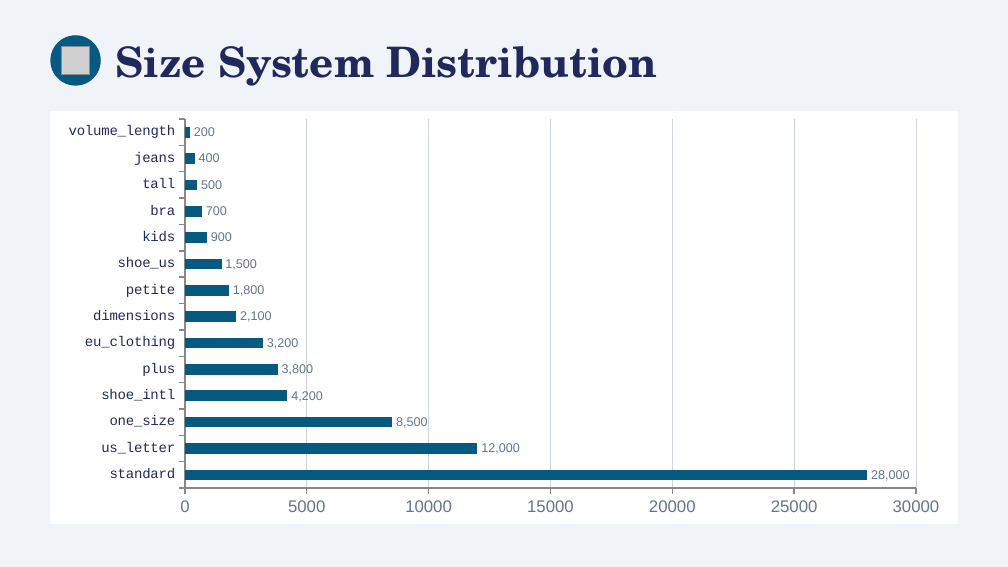
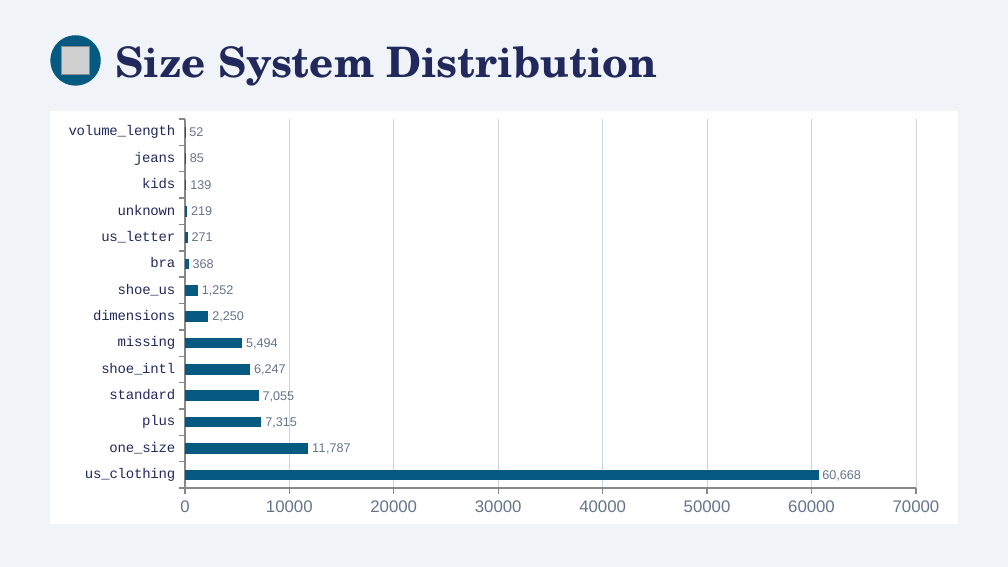
Before and after one commit to NMelville2000/Shein_Data_Cleaning_Assignment, a slide deck: slide 8 of SHEIN_Data_Cleaning_Presentation.pptx. Drawn at 1008x567 pixels with LibreOffice and Linux fonts; fonts in the diff are those of the drawing; grey boxes stand for pictures. Boxes give left, top, right and bottom in pixels: in the first picture for what was removed or moved away, otherwise in the second. Text is boxed around its words. In the diff, an @@ line names an element or a change of style, - is before the commit and + after.

Commit message:
Presentation slide updated.

```diff
--- a/SHEIN_Data_Cleaning_Presentation.pptx
+++ b/SHEIN_Data_Cleaning_Presentation.pptx
@@ bar chart at <box>50,111,958,524</box> @@
-categories: standard, us_letter, one_size, shoe_intl, plus, eu_clothing, dimensions, petite, shoe_us, kids, bra, tall, jeans, volume_length
+categories: us_clothing, one_size, plus, standard, shoe_intl, missing, dimensions, shoe_us, bra, us_letter, unknown, kids, jeans, volume_length
-Series 1: 28000, 12000, 8500, 4200, 3800, 3200, 2100, 1800, 1500, 900, 700, 500, 400, 200
+Series 1: 60668, 11787, 7315, 7055, 6247, 5494, 2250, 1252, 368, 271, 219, 139, 85, 52
```
